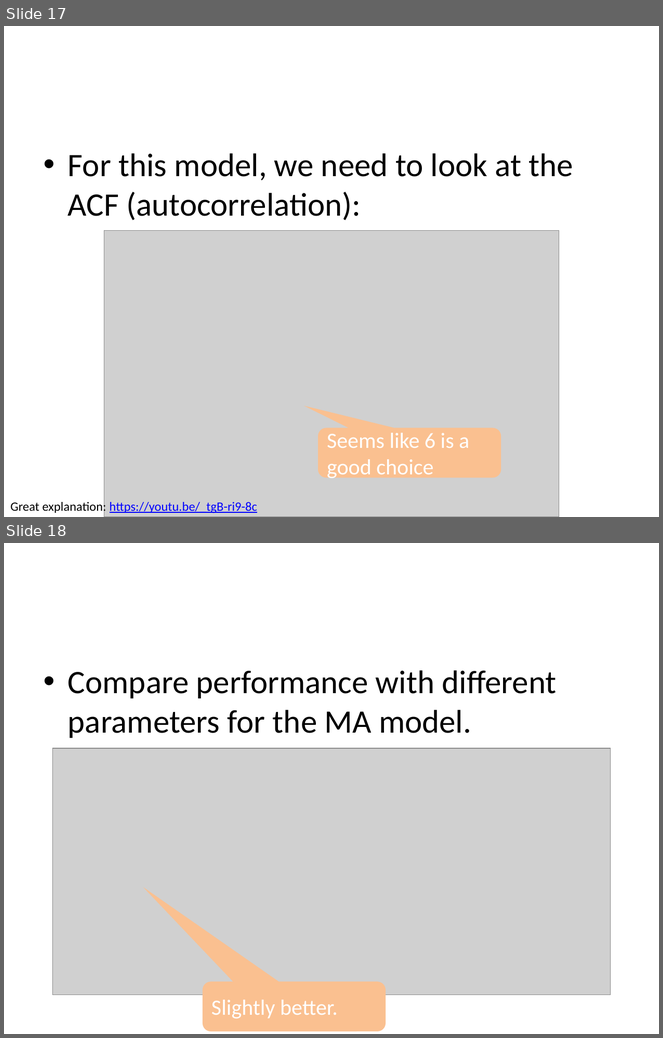
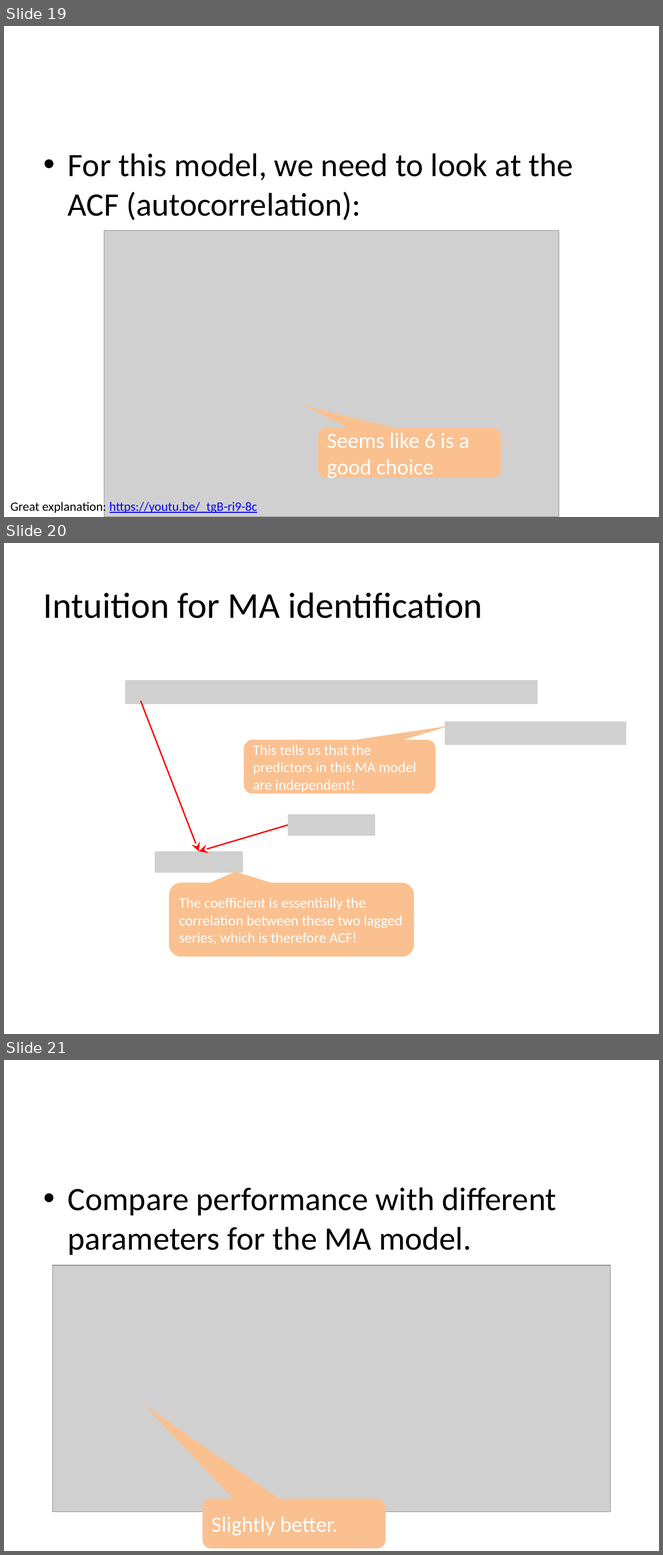
Before and after one commit to zhiyzuo/IS6400-Regression, a slide deck: Week-8-Time-Series-II-AutoRegression/IS6400 Week 8.pptx. Shown one above the other, each under a label of ours: slides 17 and 18 before the commit, slides 19, 20 and 21 after it. The pictures are 663x1038 and 663x1555 pixels, drawn with LibreOffice and Linux fonts; fonts in the diff are those of the drawing; grey boxes stand for pictures; background and template pictures are left out. Boxes give left, top, right and bottom in pixels: in the first picture for what was removed or moved away, otherwise in the second. Text is boxed around its words. In the diff, an @@ line names an element or a change of style, - is before the commit and + after.

```diff
--- a/Week-8-Time-Series-II-AutoRegression/IS6400 Week 8.pptx
+++ b/Week-8-Time-Series-II-AutoRegression/IS6400 Week 8.pptx
@@ slide 20 added at box(4, 543, 659, 1034), background picture (left out) @@
@@ title added at box(44, 592, 483, 618), 40 pt, text #000000 @@
+Intuition for MA identification
@@ picture added at box(125, 681, 538, 704) @@
@@ arrow added from (141, 701) to (198, 851), #FF0000 1.5 pt @@
@@ picture added at box(445, 722, 626, 745) @@
@@ rounded speech box added at box(244, 740, 436, 793), fill #FAC090, 16 pt, text #FFFFFF @@
+This tells us that the predictors in this MA model are independent!
@@ picture added at box(288, 814, 375, 836) @@
@@ arrow added from (288, 825) to (198, 851), #FF0000 1.5 pt @@
@@ picture added at box(155, 851, 243, 873) @@
@@ rounded speech box added at box(169, 883, 414, 957), fill #FAC090, 16 pt, text #FFFFFF @@
+The coefficient is essentially the correlation between these two lagged series, which is therefore ACF!
@@ what was slide 17 is now slide 19 @@
@@ what was slide 18 is now slide 21 @@
```
Also in this commit, not shown: 2 slides changed, 2 other slides added, 3 other files.
